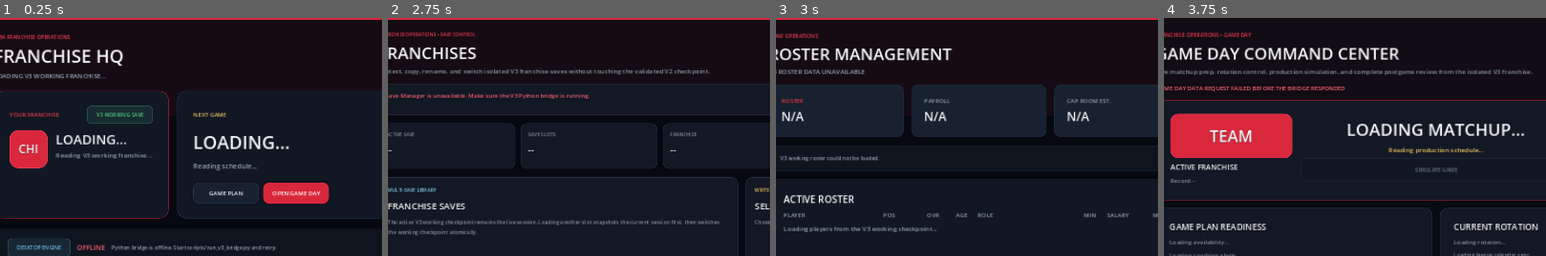
Above: before the commit, frames 1-4 (left to right).
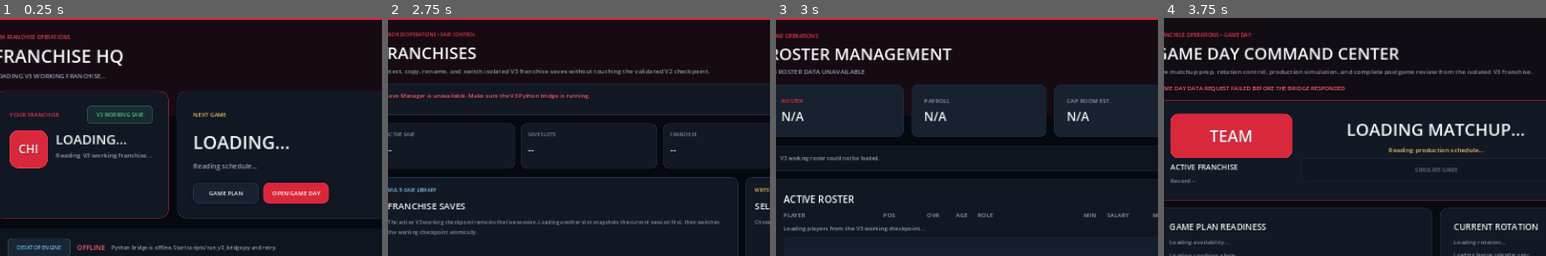
Above: after the commit, the same moments.

Repository: mklim6/NBA_Roster_Optimization_Engine
Game: Godot game, scene res://scenes/main.tscn
Same seed, same stepped clock (60 frames per second), same inputs: the game is played once before the commit and once after it.
Inputs (mouse positions are % of the whole screen's width and height, from its top left):
- Up to frame 1 (0.25 s): no input
- Up to frame 2 (2.75 s): click "HOME" at 0.5 s; click "FRANCHISES" at 1.25 s; click (85, 58) at 2.02 s; type "Alex" at 2.1 s
- Up to frame 3 (3 s): click "ROSTER" at 2.75 s
- Up to frame 4 (3.75 s): click "GAME DAY" at 3.5 s
The pictures show only the part of the screen within x 25-75%, y 0-50%; the shares and areas given below are measured in that part.

Frames 1-2 are identical in both runs. In frame 3, 0.4% of the frame differs, in the area x 2-42%, y 87-90%; in frame 4, nothing differs.

Commit message:
V3 Batch 19D shared UX polish

Diff:
--- a/godot_client/scripts/main.gd
+++ b/godot_client/scripts/main.gd
@@ -14,6 +14,7 @@
 const DesignSystemV3 = preload("res://scripts/design_system_v3.gd")
 const UiComponentsV3 = preload("res://scripts/ui_components_v3.gd")
 const TeamBrandingV3 = preload("res://scripts/team_branding_v3.gd")
+const UxPolishV3 = preload("res://scripts/ux_polish_v3.gd")
 
 const BRIDGE_URL := "http://127.0.0.1:8765/health"
 const SUMMARY_URL := "http://127.0.0.1:8765/v3/franchise-summary"
@@ -244,6 +245,7 @@
 	long_action_elapsed_label.text = "Elapsed 0.0s"
 	long_action_overlay.visible = true
 	long_action_overlay.move_to_front()
+	UxPolishV3.animate_overlay_in(long_action_overlay)
 
 
 func _on_long_action_finished(_snapshot: Dictionary) -> void:
@@ -948,11 +950,12 @@
 	roster_rows.add_theme_constant_override("separation", 5)
 	scroll.add_child(roster_rows)
 
-	var loading := Label.new()
-	loading.text = "Loading players from the V3 working checkpoint..."
-	loading.add_theme_color_override("font_color", MUTED)
-	loading.add_theme_font_size_override("font_size", 12)
-	roster_rows.add_child(loading)
+	roster_rows.add_child(
+		UiComponentsV3.loading_skeleton(
+			5,
+			"Loading players from the V3 working checkpoint..."
+		)
+	)
 
 	column.add_child(roster_card)
 
@@ -2582,38 +2585,67 @@
 	)
 
 
+func _page_control(page_name: String):
+	match page_name:
+		"HOME":
+			return home_page
+		"FRANCHISES":
+			return save_manager_page
+		"ROSTER":
+			return roster_page
+		"GAME DAY":
+			return game_day_page
+		"TRADES":
+			return trades_page
+		"FREE AGENCY":
+			return free_agency_page
+		"SCOUTING":
+			return scouting_page
+		"SEASON":
+			return season_page
+		"LEAGUE":
+			return league_page
+		"FRONT OFFICE":
+			return front_office_page
+		"SETTINGS":
+			return settings_page
+	return null
+
+
+func _all_page_controls() -> Array:
+	return [
+		home_page,
+		save_manager_page,
+		roster_page,
+		game_day_page,
+		trades_page,
+		free_agency_page,
+		scouting_page,
+		season_page,
+		league_page,
+		front_office_page,
+		settings_page,
+	]
+
+
 func _show_page(page_name: String, force_refresh: bool = false) -> void:
-	# Batch 18B: repeated clicks on the already-visible page no longer trigger
-	# duplicate bridge work. Explicit state changes can request a forced refresh.
 	if page_navigation_initialized and page_name == current_page and not force_refresh:
 		return
+
+	var previous_page := current_page
 	page_navigation_initialized = true
 	current_page = page_name
 
-	if home_page != null:
-		home_page.visible = page_name == "HOME"
-
-	if save_manager_page != null:
-		save_manager_page.visible = page_name == "FRANCHISES"
-	if settings_page != null:
-		settings_page.visible = page_name == "SETTINGS"
-
-	if roster_page != null:
-		roster_page.visible = page_name == "ROSTER"
-	if game_day_page != null:
-		game_day_page.visible = page_name == "GAME DAY"
-	if trades_page != null:
-		trades_page.visible = page_name == "TRADES"
-	if free_agency_page != null:
-		free_agency_page.visible = page_name == "FREE AGENCY"
-	if scouting_page != null:
-		scouting_page.visible = page_name == "SCOUTING"
-	if season_page != null:
-		season_page.visible = page_name == "SEASON"
-	if league_page != null:
-		league_page.visible = page_name == "LEAGUE"
-	if front_office_page != null:
-		front_office_page.visible = page_name == "FRONT OFFICE"
+	var target_page = _page_control(page_name)
+	for page in _all_page_controls():
+		if page == null:
+			continue
+		page.visible = page == target_page
+		if page != target_page:
+			page.modulate = Color(1.0, 1.0, 1.0, 1.0)
+
+	if target_page != null and page_name != previous_page:
+		UxPolishV3.animate_page_in(target_page, active_team_primary)
 
 	for key in nav_buttons.keys():
 		var button: Button = nav_buttons[key]
@@ -2651,7 +2683,6 @@
 		if free_agency_page != null and free_agency_page.has_method("refresh"):
 			free_agency_page.call("refresh")
 
-
 func _on_active_save_changed() -> void:
 	# A save switch changes the authoritative V3 working universe. Clear client
 	# request reuse state before loading the destination franchise.
@@ -2707,6 +2738,8 @@
 		header_eyebrow_label.add_theme_color_override("font_color", active_team_hover)
 	if team_card_eyebrow_label != null:
 		team_card_eyebrow_label.add_theme_color_override("font_color", active_team_hover)
+	if long_action_spinner_label != null:
+		long_action_spinner_label.add_theme_color_override("font_color", active_team_hover)
 
 	if team_card_panel != null:
 		team_card_panel.add_theme_stylebox_override(
--- a/godot_client/scripts/ui_components_v3.gd
+++ b/godot_client/scripts/ui_components_v3.gd
@@ -141,6 +141,7 @@
 	button.text = text_value
 	button.alignment = HORIZONTAL_ALIGNMENT_LEFT
 	button.mouse_default_cursor_shape = Control.CURSOR_POINTING_HAND
+	button.tooltip_text = "Open %s" % text_value.capitalize()
 	button.add_theme_font_size_override("font_size", DesignSystemV3.FONT_SMALL)
 	button.add_theme_color_override("font_hover_color", DesignSystemV3.TEXT_STRONG)
 	button.add_theme_color_override("font_pressed_color", DesignSystemV3.TEXT_STRONG)
@@ -214,6 +215,86 @@
 	line.add_theme_constant_override("separation", DesignSystemV3.SPACE_MD)
 	line.modulate = Color(1, 1, 1, 0.10)
 	return line
+
+
+static func status_banner(text_value: String, color: Color) -> PanelContainer:
+	var panel := PanelContainer.new()
+	panel.add_theme_stylebox_override(
+		"panel",
+		_surface(
+			Color(color, 0.08),
+			DesignSystemV3.RADIUS_MD,
+			Color(color, 0.30),
+			1,
+			0.0
+		)
+	)
+	var margin := MarginContainer.new()
+	margin.add_theme_constant_override("margin_left", 14)
+	margin.add_theme_constant_override("margin_top", 9)
+	margin.add_theme_constant_override("margin_right", 14)
+	margin.add_theme_constant_override("margin_bottom", 9)
+	panel.add_child(margin)
+
+	var label := Label.new()
+	label.text = text_value
+	label.autowrap_mode = TextServer.AUTOWRAP_WORD_SMART
+	label.add_theme_color_override("font_color", color)
+	label.add_theme_font_size_override("font_size", DesignSystemV3.FONT_SMALL)
+	margin.add_child(label)
+	return panel
+
+
+static func empty_state(title_text: String, detail_text: String) -> PanelContainer:
+	var panel := card(Vector2(0, 132), true)
+	var body := card_body(panel, 18)
+	body.alignment = BoxContainer.ALIGNMENT_CENTER
+
+	var title := Label.new()
+	title.text = title_text
+	title.horizontal_alignment = HORIZONTAL_ALIGNMENT_CENTER
+	title.add_theme_color_override("font_color", DesignSystemV3.TEXT_STRONG)
+	title.add_theme_font_size_override("font_size", DesignSystemV3.FONT_SECTION)
+	body.add_child(title)
+
+	var detail := Label.new()
+	detail.text = detail_text
+	detail.horizontal_alignment = HORIZONTAL_ALIGNMENT_CENTER
+	detail.autowrap_mode = TextServer.AUTOWRAP_WORD_SMART
+	detail.add_theme_color_override("font_color", DesignSystemV3.MUTED)
+	detail.add_theme_font_size_override("font_size", DesignSystemV3.FONT_BODY)
+	body.add_child(detail)
+	return panel
+
+
+static func loading_skeleton(
+	rows: int = 4,
+	label_text: String = "Loading live franchise data..."
+) -> VBoxContainer:
+	var root := VBoxContainer.new()
+	root.size_flags_horizontal = Control.SIZE_EXPAND_FILL
+	root.add_theme_constant_override("separation", DesignSystemV3.SPACE_SM)
+
+	var caption := small_label(label_text, DesignSystemV3.MUTED)
+	root.add_child(caption)
+
+	for index in range(max(rows, 1)):
+		var row := PanelContainer.new()
+		row.custom_minimum_size = Vector2(0, 36)
+		var opacity := 0.66 - (float(index % 3) * 0.08)
+		row.add_theme_stylebox_override(
+			"panel",
+			_surface(
+				Color(DesignSystemV3.PANEL_ALT, opacity),
+				DesignSystemV3.RADIUS_SM,
+				Color(DesignSystemV3.SOFT_BORDER, 0.70),
+				1,
+				0.0
+			)
+		)
+		root.add_child(row)
+
+	return root
 
 
 static func page_header(
--- /dev/null
+++ b/godot_client/scripts/ux_polish_v3.gd
@@ -0,0 +1,61 @@
+class_name UxPolishV3
+extends RefCounted
+
+const DesignSystemV3 = preload("res://scripts/design_system_v3.gd")
+const VERSION := "v3-ux-polish-batch-19d-v1.0.0-2026-10-03"
+
+
+static func animate_page_in(page: Control, _accent: Color = DesignSystemV3.ACCENT):
+	if page == null:
+		return null
+
+	page.visible = true
+	page.modulate = Color(1.0, 1.0, 1.0, 0.0)
+
+	var tween := page.create_tween()
+	tween.set_trans(Tween.TRANS_QUAD)
+	tween.set_ease(Tween.EASE_OUT)
+	tween.tween_property(
+		page,
+		"modulate:a",
+		1.0,
+		DesignSystemV3.MOTION_NORMAL
+	)
+	return tween
+
+
+static func animate_overlay_in(overlay: Control):
+	if overlay == null:
+		return null
+
+	overlay.visible = true
+	overlay.modulate = Color(1.0, 1.0, 1.0, 0.0)
+
+	var tween := overlay.create_tween()
+	tween.set_trans(Tween.TRANS_QUAD)
+	tween.set_ease(Tween.EASE_OUT)
+	tween.tween_property(
+		overlay,
+		"modulate:a",
+		1.0,
+		DesignSystemV3.MOTION_FAST
+	)
+	return tween
+
+
+static func set_button_busy(
+	button: Button,
+	busy: bool,
+	busy_text: String,
+	ready_text: String
+) -> void:
+	if button == null:
+		return
+	button.disabled = busy
+	button.text = busy_text if busy else ready_text
+
+
+static func attach_tooltip(control: Control, text_value: String) -> void:
+	if control == null:
+		return
+	control.tooltip_text = text_value
Not shown, added: src/validate_v3_batch19d_shared_ux_polish.py
